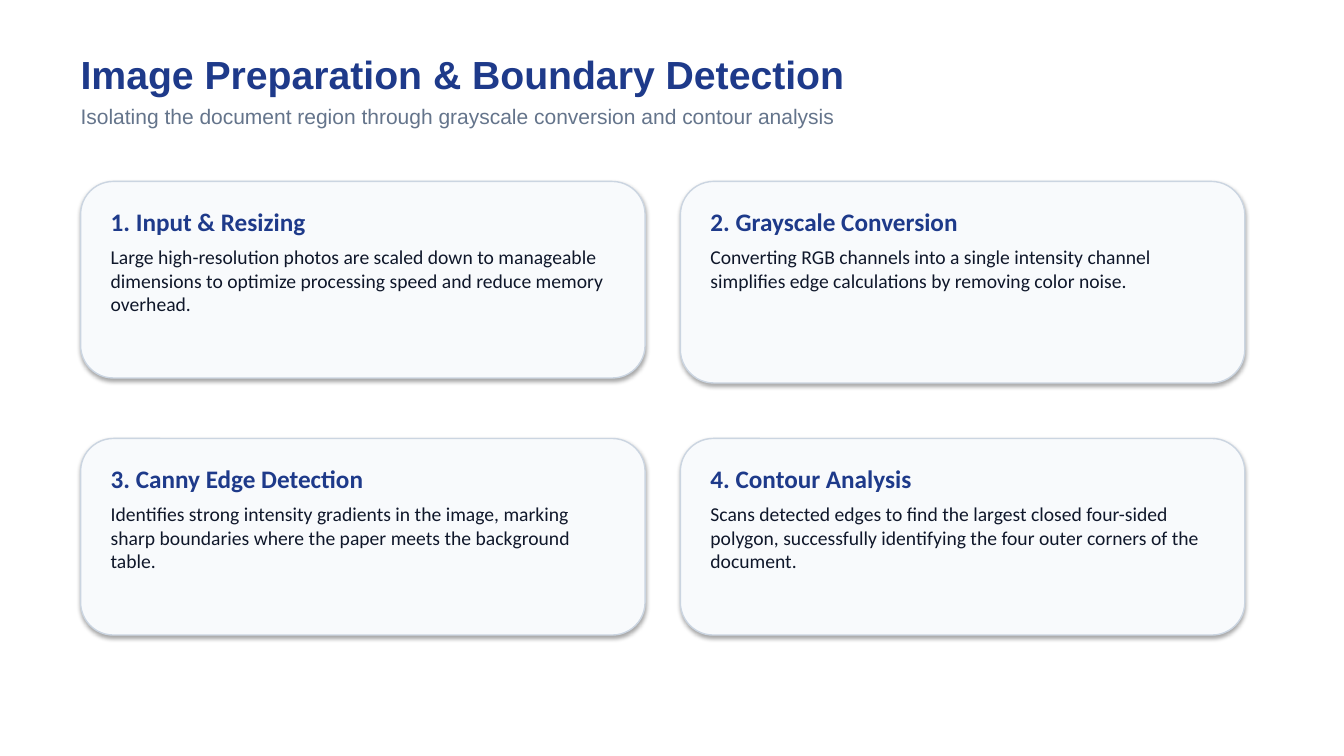
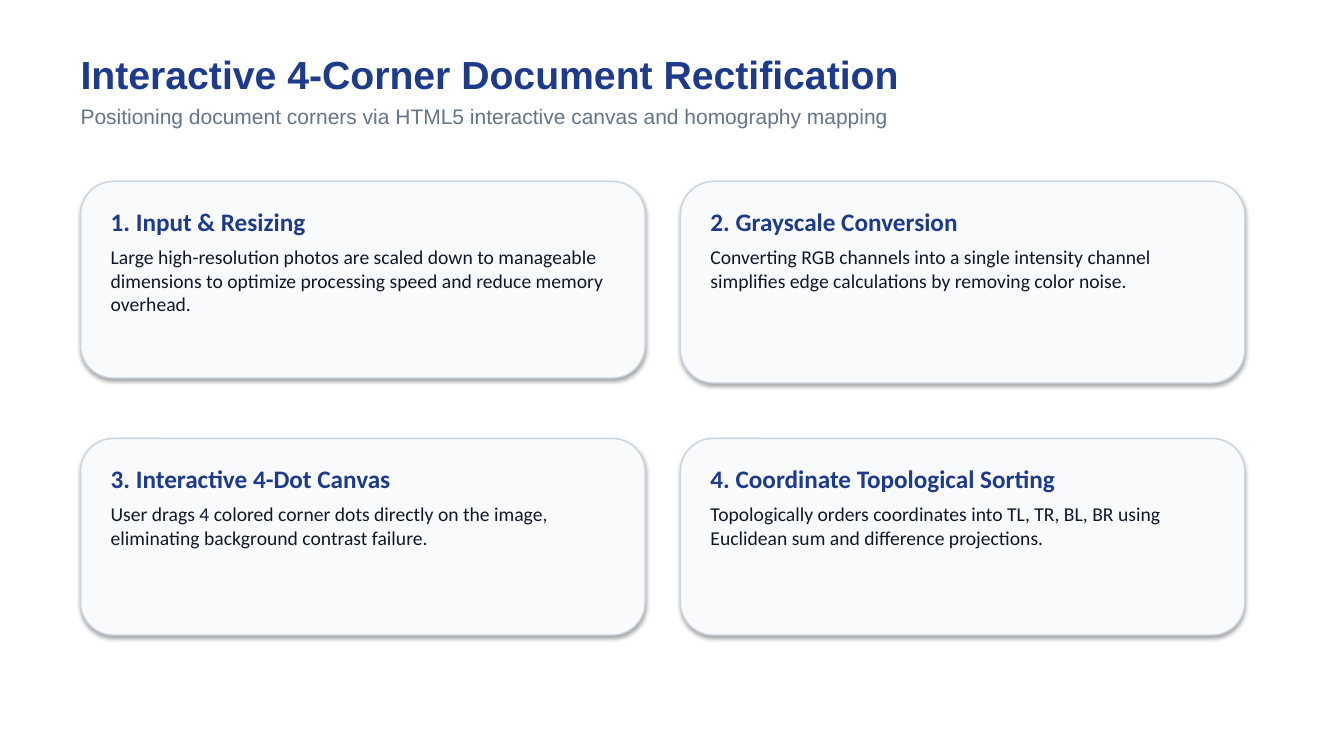
Before and after one commit to Neelam-3432/Section-C_Team_Number-15, a slide deck: slide 6 of Scanify_Presentation (1).pptx. Drawn at 1344x756 pixels with LibreOffice and Linux fonts; fonts in the diff are those of the drawing. Boxes give left, top, right and bottom in pixels: in the first picture for what was removed or moved away, otherwise in the second. Text is boxed around its words. In the diff, an @@ line names an element or a change of style, - is before the commit and + after.

Commit message:
Remove legacy automatic edge detection and align code, report, and presentation with interactive 4-dot homography and pipeline memory

```diff
--- a/Scanify_Presentation (1).pptx
+++ b/Scanify_Presentation (1).pptx
@@ text at <box>81,60,899,128</box>: text changed @@
-Image Preparation & Boundary Detection
-Isolating the document region through grayscale conversion and contour analysis
+Interactive 4-Corner Document Rectification
+Positioning document corners via HTML5 interactive canvas and homography mapping
@@ text at <box>111,470,547,549</box>: text changed @@
-3. Canny Edge Detection
-Identifies strong intensity gradients in the image, marking sharp boundaries where the paper meets the background table.
+3. Interactive 4-Dot Canvas
+User drags 4 colored corner dots directly on the image, eliminating background contrast failure.
@@ text at <box>710,470,1160,549</box>: text changed @@
-4. Contour Analysis
-Scans detected edges to find the largest closed four-sided polygon, successfully identifying the four outer corners of the document.
+4. Coordinate Topological Sorting
+Topologically orders coordinates into TL, TR, BL, BR using Euclidean sum and difference projections.
```
Also in this commit, not shown: 6 other slides changed, 4 other files.
